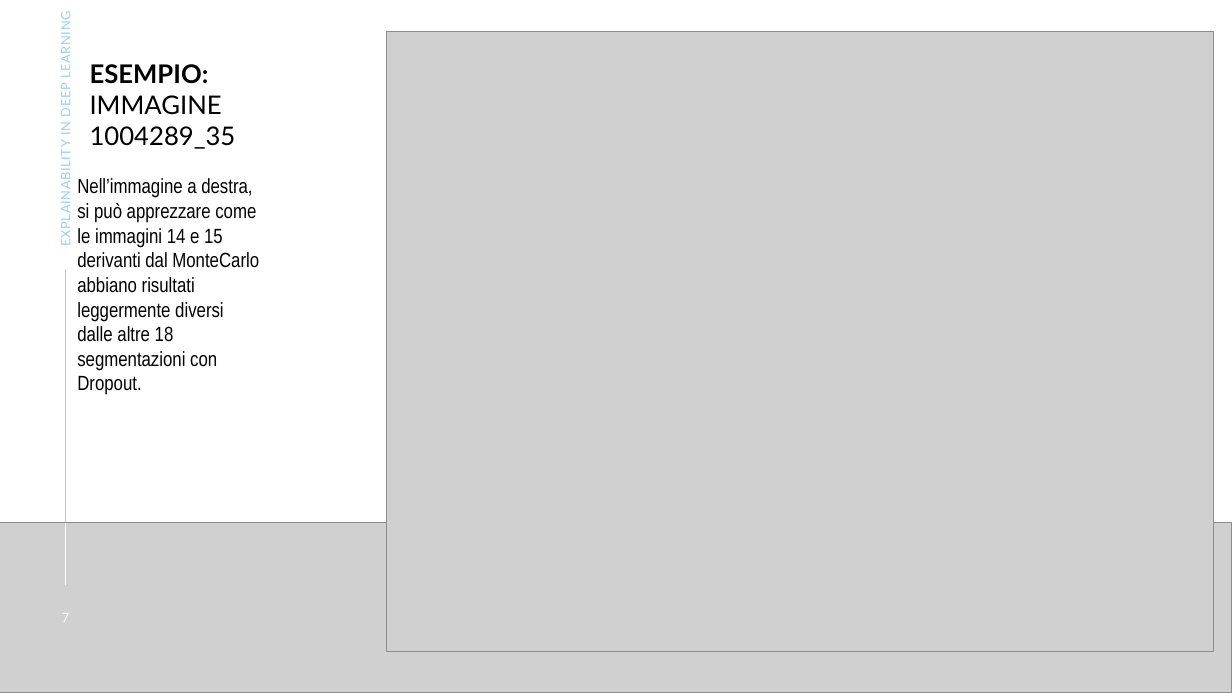
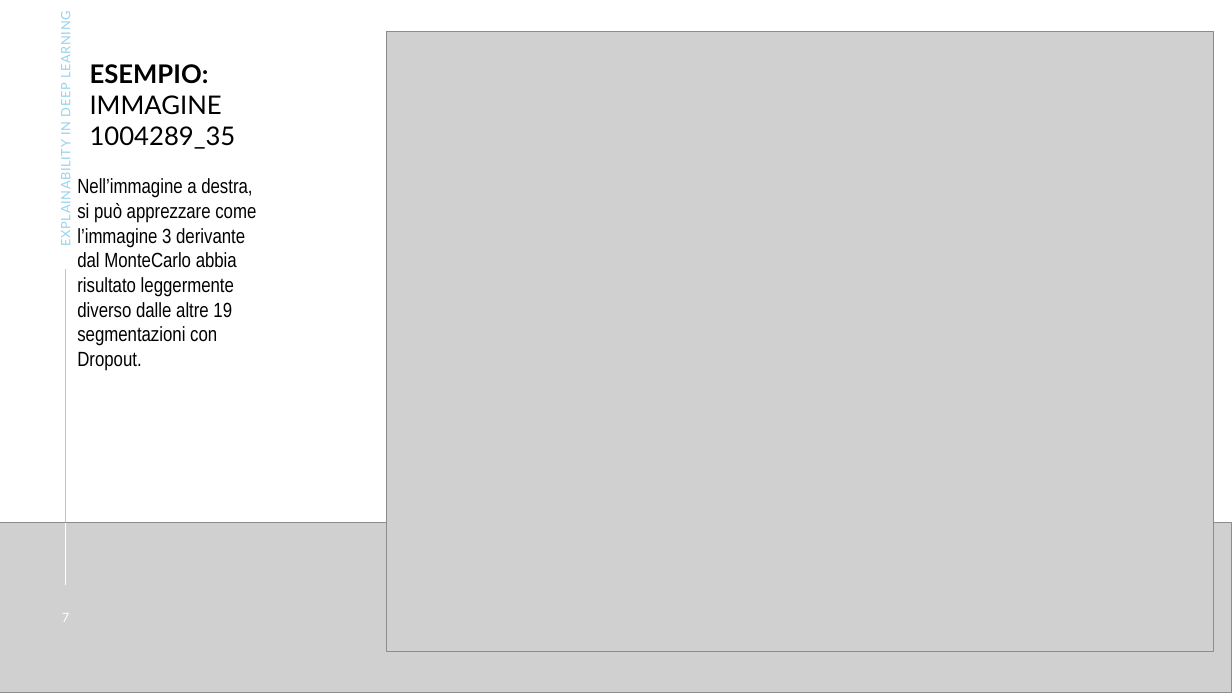
Before and after one commit to wjbax/tesi, a slide deck: slide 7 of Presentations/Bassolino_Report_Marzo2024_v2.pptx. Drawn at 1232x693 pixels with LibreOffice and Linux fonts; fonts in the diff are those of the drawing; grey boxes stand for pictures. Boxes give left, top, right and bottom in pixels: in the first picture for what was removed or moved away, otherwise in the second. Text is boxed around its words. In the diff, an @@ line names an element or a change of style, - is before the commit and + after.

```diff
--- a/Presentations/Bassolino_Report_Marzo2024_v2.pptx
+++ b/Presentations/Bassolino_Report_Marzo2024_v2.pptx
@@ text at [77,178,256,370]: text changed @@
-Nell’immagine a destra, si può apprezzare come le immagini 14 e 15 derivanti dal MonteCarlo abbiano risultati leggermente diversi dalle altre 18 segmentazioni con Dropout.
+Nell’immagine a destra, si può apprezzare come l’immagine 3 derivante dal MonteCarlo abbia risultato leggermente diverso dalle altre 19 segmentazioni con Dropout.
```
Also in this commit, not shown: 5 other slides changed, 1 other file.
